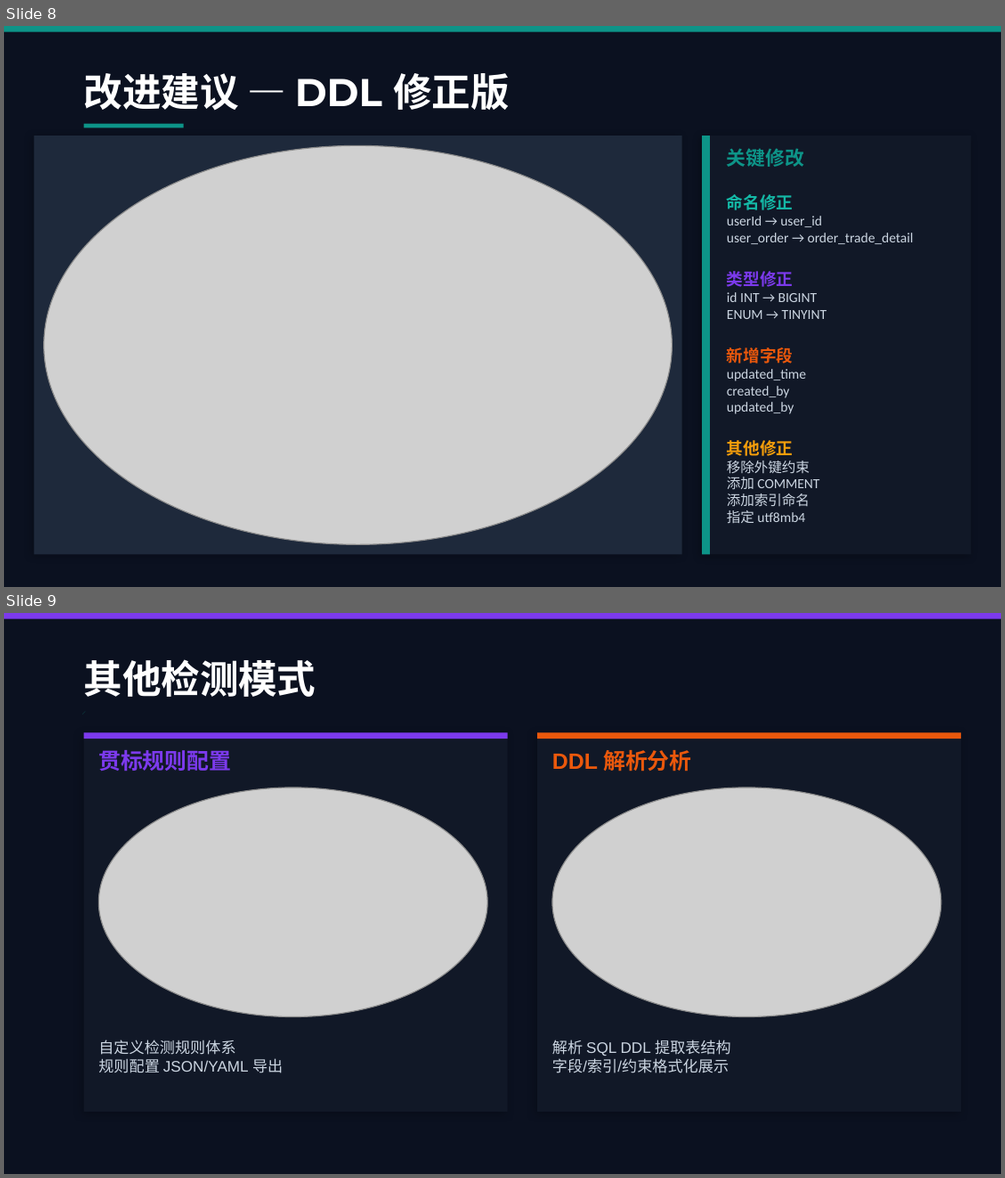
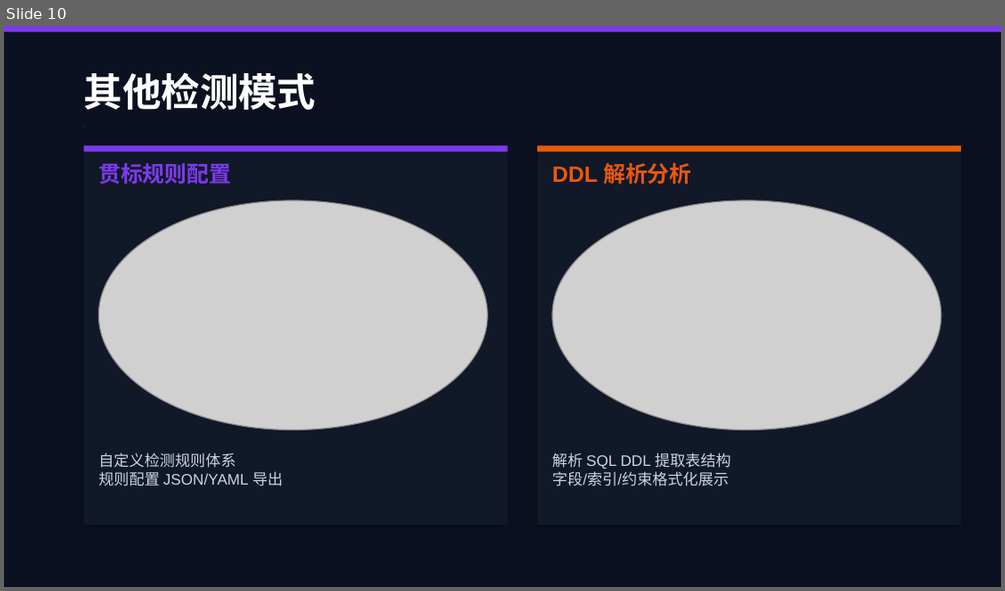
Before and after one commit to XielyCoder/db-standard-checker, a slide deck: docs/DB贯标助手产品演示.pptx. Shown one above the other, each under a label of ours: slides 8 and 9 before the commit, slide 10 after it. The pictures are 1005x1178 and 1005x591 pixels, drawn with LibreOffice and Linux fonts; fonts in the diff are those of the drawing; grey boxes stand for pictures. Boxes give left, top, right and bottom in pixels: in the first picture for what was removed or moved away, otherwise in the second. Text is boxed around its words. In the diff, an @@ line names an element or a change of style, - is before the commit and + after.

```diff
--- a/docs/DB贯标助手产品演示.pptx
+++ b/docs/DB贯标助手产品演示.pptx
@@ slide 8 removed at <box>4,26,1001,587</box>, background #0B1120 @@
@@ rectangle removed at <box>4,26,1001,32</box> @@
@@ text removed at <box>84,73,510,111</box> @@
-改进建议 — DDL 修正版
@@ line removed from (84, 126) to (184, 126) @@
@@ rectangle removed at <box>34,135,682,555</box> @@
@@ picture removed at <box>44,145,672,544</box> @@
@@ rectangle removed at <box>702,135,971,555</box> @@
@@ rectangle removed at <box>702,135,710,555</box> @@
@@ text removed at <box>727,148,914,523</box> @@
-关键修改
-命名修正
-userId → user_id
-user_order → order_trade_detail
-类型修正
-id INT → BIGINT
-ENUM → TINYINT
-新增字段
-updated_time
-created_by
-updated_by
-其他修正
-移除外键约束
-添加 COMMENT
-添加索引命名
-指定 utf8mb4
@@ what was slide 9 is now slide 10 @@
```
Also in this commit, not shown: 3 slides changed, 2 slides added, 3 other files.
